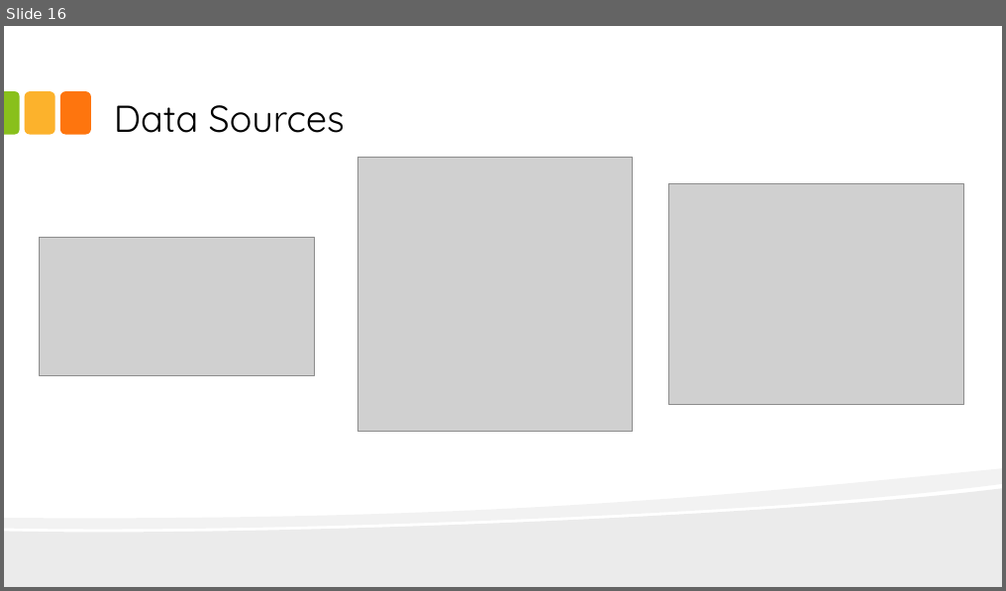
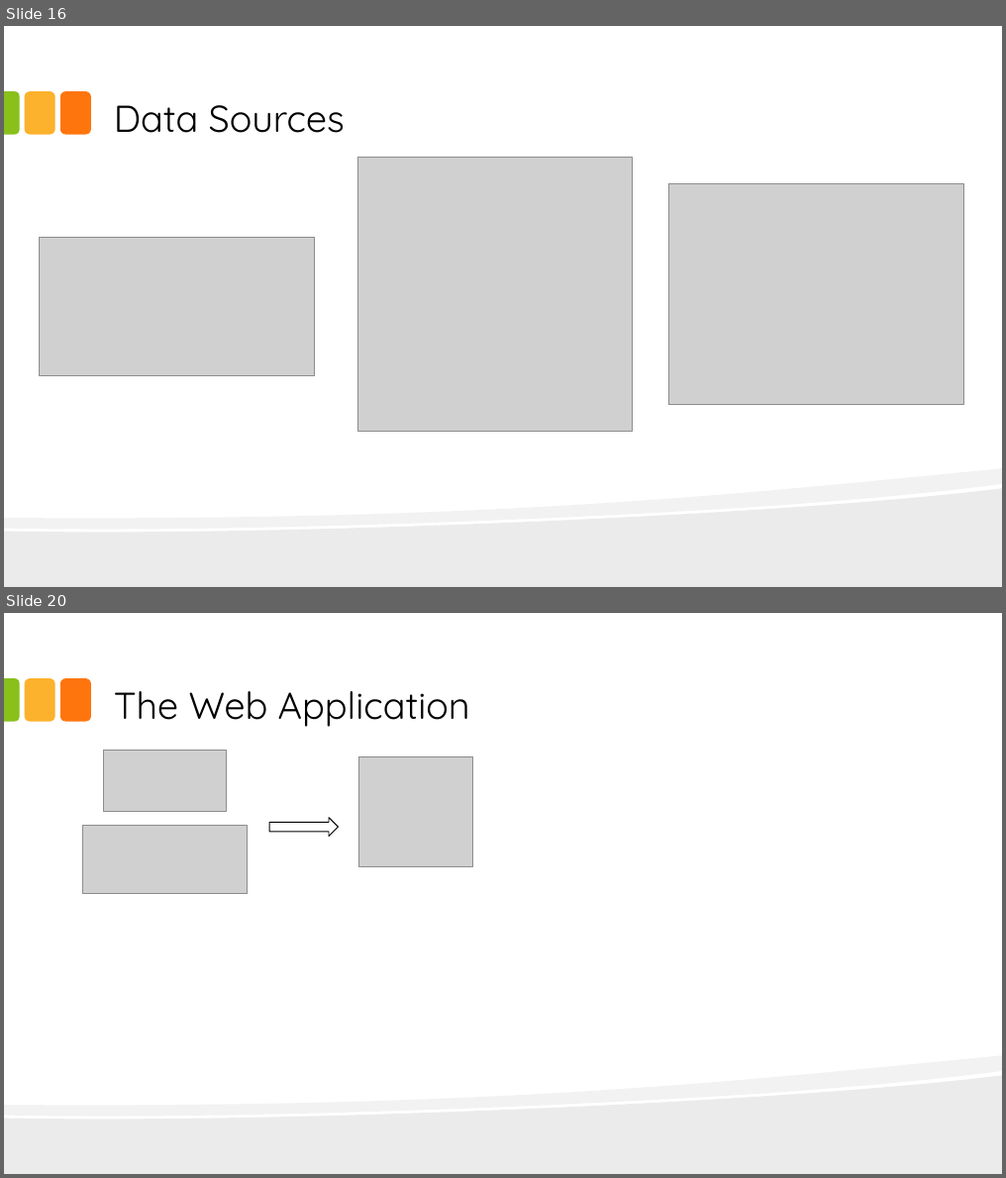
Before and after one commit to quintenrivers/Nutrition.ly, a slide deck: presentation/demo.pptx. Shown one above the other, each under a label of ours: slide 16 before the commit, slides 16 and 20 after it; the slides between them are not shown. The pictures are 1006x591 and 1006x1178 pixels, drawn with LibreOffice and Linux fonts; fonts in the diff are those of the drawing; grey boxes stand for pictures. Boxes give left, top, right and bottom in pixels: in the first picture for what was removed or moved away, otherwise in the second. Text is boxed around its words. In the diff, an @@ line names an element or a change of style, - is before the commit and + after.

```diff
--- a/presentation/demo.pptx
+++ b/presentation/demo.pptx
@@ slide 20 added at (4, 613, 1002, 1174), background #FFFFFF; not listed: 5 template elements that a slide beside it also shows @@
@@ title added at (114, 691, 470, 727), 36 pt, text #000000 @@
+The Web Application
@@ picture added at (104, 750, 226, 812) @@
@@ picture added at (358, 757, 472, 867) @@
@@ down arrow added at (269, 818, 339, 837), fill #FFFFFF, outline #000000 0.85 pt @@
@@ picture added at (82, 825, 247, 894) @@
```
Also in this commit, not shown: 2 slides changed, 4 other slides added, 3 other files.
